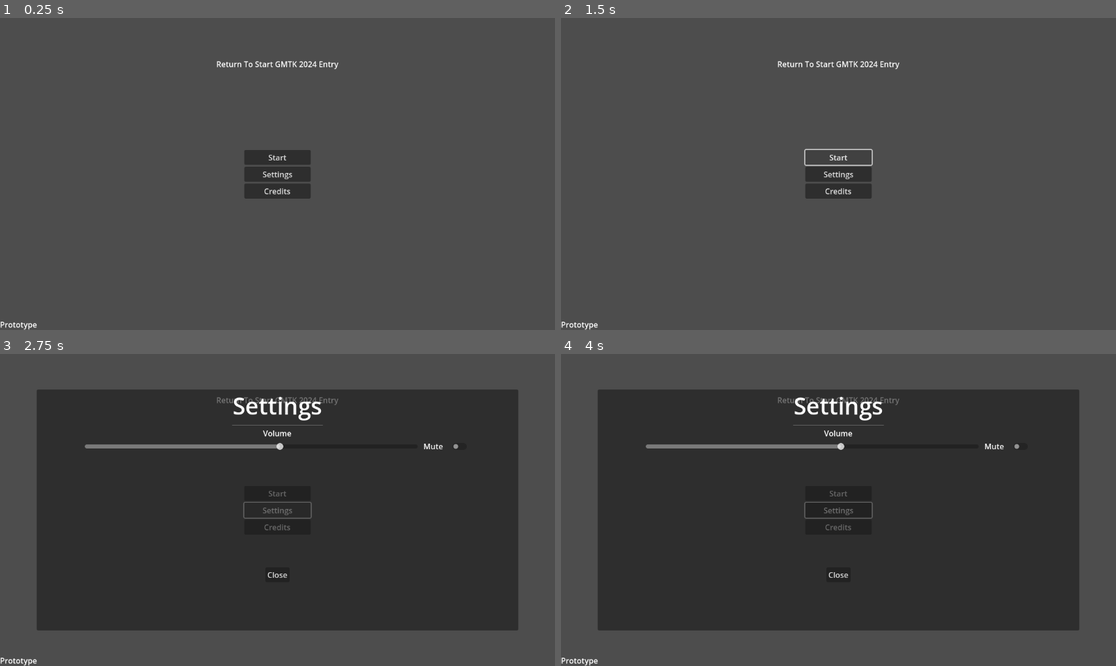
Above: before the commit, frames 1-4 (two rows, left to right).
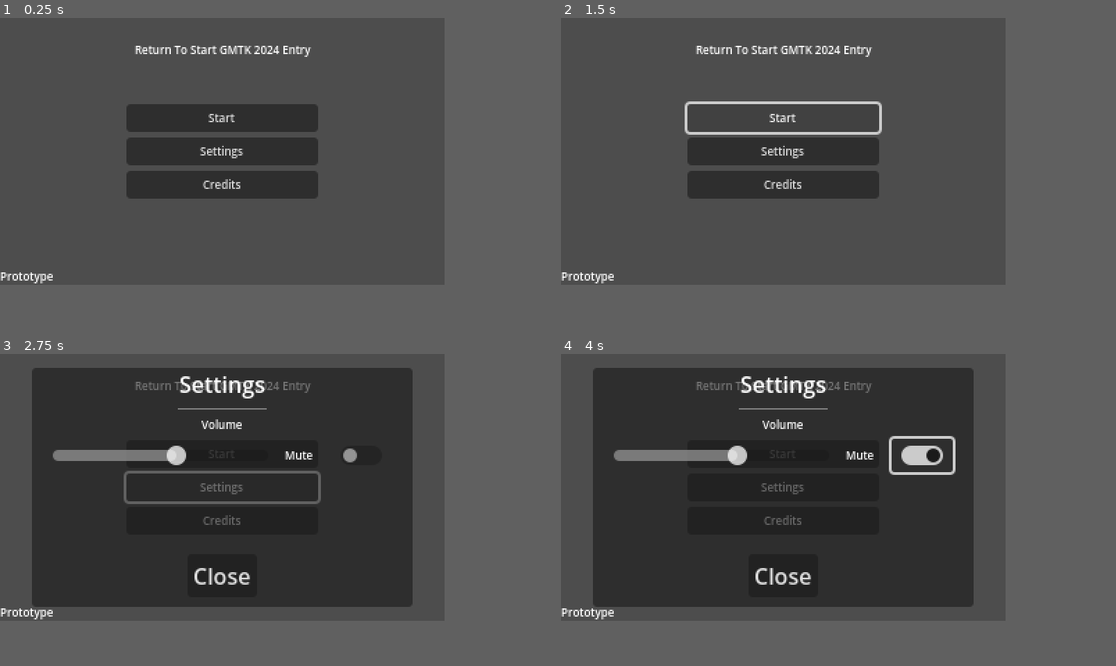
Above: after the commit, the same moments.

Repository: error-27/gmtk2024
Game: Godot game, scene res://scenes/start_screen.tscn
Same seed, same stepped clock (60 frames per second), same inputs: the game is played once before the commit and once after it.
Inputs (mouse positions are in pixels of both pictures, inside the frame that each line leads up to; where the layout moved, square brackets give the same spot in the first picture):
- Up to frame 1 (0.25 s): no input
- Up to frame 2 (1.5 s): click "Start" at 0.5 s; click "Start" at 1.25 s
- Up to frame 3 (2.75 s): click "Settings" at 2 s
- Up to frame 4 (4 s): click "Credits" at 2.75 s; click (1010, 472) [1021, 447] at 3.5 s
In our replay, the window is 799x449 before the commit and 640x384 after it. These sizes can differ from the game's own. Grey fills any space a smaller window leaves; there, only what the larger window draws over its background counts as a difference.

The runs differ from the first frame. In frame 1, 8.7% of the frame differs, in the area x 0-61%, y 8-100%; in frame 2, 6.6%; in frame 3, 29%, in the area x 0-94%, y 4-100%; in frame 4, 29%.

Commit message:
lower resolution to get that authentic low budget feel

Diff:
--- a/project.godot
+++ b/project.godot
@@ -16,6 +16,13 @@
 boot_splash/bg_color=Color(0, 0, 0, 1)
 boot_splash/image="res://gmtk2024-logo.png"
 config/icon="res://icon.svg"
+
+[display]
+
+window/size/viewport_width=320
+window/size/viewport_height=192
+window/stretch/mode="viewport"
+window/stretch/scale_mode="integer"
 
 [input]
 
--- a/scenes/start_screen.tscn
+++ b/scenes/start_screen.tscn
@@ -1,9 +1,14 @@
-[gd_scene load_steps=4 format=3 uid="uid://cjqkuvynpwhks"]
+[gd_scene load_steps=6 format=3 uid="uid://cjqkuvynpwhks"]
 
 [ext_resource type="Script" path="res://scripts/start_screen.gd" id="1_kh8pp"]
 
 [sub_resource type="LabelSettings" id="LabelSettings_t0dkd"]
-font_size = 48
+
+[sub_resource type="LabelSettings" id="LabelSettings_k45e7"]
+font_size = 8
+
+[sub_resource type="LabelSettings" id="LabelSettings_nwngx"]
+font_size = 8
 
 [sub_resource type="AudioStream" id="AudioStream_cn4vv"]
 resource_local_to_scene = true
@@ -22,22 +27,27 @@
 anchors_preset = 5
 anchor_left = 0.5
 anchor_right = 0.5
-offset_left = -127.0
-offset_top = 84.0
-offset_right = 127.0
-offset_bottom = 107.0
-grow_horizontal = 2
+offset_left = -63.0
+offset_top = 17.0
+offset_right = 64.0
+offset_bottom = 29.0
+grow_horizontal = 2
+theme_override_font_sizes/font_size = 8
 text = "Return To Start GMTK 2024 Entry"
+horizontal_alignment = 1
+vertical_alignment = 1
 
 [node name="Version" type="Label" parent="."]
 layout_mode = 1
 anchors_preset = 2
 anchor_top = 1.0
 anchor_bottom = 1.0
-offset_top = -23.0
-offset_right = 77.0
+offset_top = -12.0
+offset_right = 39.0
 grow_vertical = 0
+theme_override_font_sizes/font_size = 8
 text = "Prototype"
+vertical_alignment = 2
 
 [node name="Buttons" type="VBoxContainer" parent="."]
 layout_mode = 1
@@ -55,14 +65,17 @@
 
 [node name="Start" type="Button" parent="Buttons"]
 layout_mode = 2
+theme_override_font_sizes/font_size = 8
 text = "Start"
 
 [node name="Settings" type="Button" parent="Buttons"]
 layout_mode = 2
+theme_override_font_sizes/font_size = 8
 text = "Settings"
 
 [node name="Credits" type="Button" parent="Buttons"]
 layout_mode = 2
+theme_override_font_sizes/font_size = 8
 text = "Credits"
 
 [node name="CreditsPanel" type="Panel" parent="."]
@@ -73,10 +86,10 @@
 anchor_top = 0.5
 anchor_right = 0.5
 anchor_bottom = 0.5
-offset_left = -225.0
-offset_top = -159.0
-offset_right = 225.0
-offset_bottom = 159.0
+offset_left = -116.0
+offset_top = -64.0
+offset_right = 116.0
+offset_bottom = 64.0
 grow_horizontal = 2
 grow_vertical = 2
 
@@ -87,12 +100,13 @@
 anchor_top = 0.5
 anchor_right = 0.5
 anchor_bottom = 0.5
-offset_left = -212.0
-offset_top = -141.0
-offset_right = 212.0
-offset_bottom = 108.0
-grow_horizontal = 2
-grow_vertical = 2
+offset_left = -110.0
+offset_top = -59.0
+offset_right = 110.0
+offset_bottom = 35.0
+grow_horizontal = 2
+grow_vertical = 2
+theme_override_font_sizes/normal_font_size = 8
 bbcode_enabled = true
 
 [node name="CreditsClose" type="Button" parent="CreditsPanel"]
@@ -102,12 +116,13 @@
 anchor_top = 1.0
 anchor_right = 0.5
 anchor_bottom = 1.0
-offset_left = -25.0
-offset_top = -41.0
-offset_right = 25.0
-offset_bottom = -10.0
+offset_left = -18.0
+offset_top = -24.0
+offset_right = 18.0
+offset_bottom = -4.0
 grow_horizontal = 2
 grow_vertical = 0
+theme_override_font_sizes/font_size = 8
 text = "Close"
 
 [node name="SettingsPanel" type="Panel" parent="."]
@@ -116,10 +131,10 @@
 anchors_preset = 15
 anchor_right = 1.0
 anchor_bottom = 1.0
-offset_left = 76.0
-offset_top = 74.0
-offset_right = -76.0
-offset_bottom = -74.0
+offset_left = 23.0
+offset_top = 10.0
+offset_right = -23.0
+offset_bottom = -10.0
 grow_horizontal = 2
 grow_vertical = 2
 
@@ -128,6 +143,8 @@
 anchors_preset = 15
 anchor_right = 1.0
 anchor_bottom = 1.0
+offset_left = -85.0
+offset_right = 85.0
 grow_horizontal = 2
 grow_vertical = 2
 theme_override_constants/margin_left = 100
@@ -162,6 +179,7 @@
 [node name="Label" type="Label" parent="SettingsPanel/MarginContainer2/VBoxContainer/Volume/MarginContainer/VBoxContainer"]
 layout_mode = 2
 text = "Volume"
+label_settings = SubResource("LabelSettings_k45e7")
 horizontal_alignment = 1
 
 [node name="HSplitContainer" type="HSplitContainer" parent="SettingsPanel/MarginContainer2/VBoxContainer/Volume/MarginContainer/VBoxContainer"]
@@ -181,32 +199,24 @@
 [node name="Label" type="Label" parent="SettingsPanel/MarginContainer2/VBoxContainer/Volume/MarginContainer/VBoxContainer/HSplitContainer/HSplitContainer"]
 layout_mode = 2
 text = "Mute"
+label_settings = SubResource("LabelSettings_nwngx")
 
 [node name="Mute" type="CheckButton" parent="SettingsPanel/MarginContainer2/VBoxContainer/Volume/MarginContainer/VBoxContainer/HSplitContainer/HSplitContainer"]
 layout_mode = 2
 
-[node name="MarginContainer" type="MarginContainer" parent="SettingsPanel"]
-layout_mode = 1
-anchors_preset = 15
-anchor_right = 1.0
-anchor_bottom = 1.0
-grow_horizontal = 2
-grow_vertical = 2
-theme_override_constants/margin_left = 75
-theme_override_constants/margin_right = 75
-
-[node name="exit" type="VBoxContainer" parent="SettingsPanel/MarginContainer"]
-layout_mode = 2
-alignment = 2
-
-[node name="MarginContainer" type="MarginContainer" parent="SettingsPanel/MarginContainer/exit"]
-layout_mode = 2
-theme_override_constants/margin_left = 400
-theme_override_constants/margin_right = 400
-theme_override_constants/margin_bottom = 100
-
-[node name="settingsclose" type="Button" parent="SettingsPanel/MarginContainer/exit/MarginContainer"]
-layout_mode = 2
+[node name="settingsclose" type="Button" parent="SettingsPanel"]
+layout_mode = 1
+anchors_preset = 7
+anchor_left = 0.5
+anchor_top = 1.0
+anchor_right = 0.5
+anchor_bottom = 1.0
+offset_left = -25.0
+offset_top = -38.0
+offset_right = 25.0
+offset_bottom = -7.0
+grow_horizontal = 2
+grow_vertical = 0
 text = "Close"
 
 [node name="BackgroundMusic" type="AudioStreamPlayer" parent="."]
@@ -219,4 +229,4 @@
 [connection signal="pressed" from="CreditsPanel/CreditsClose" to="." method="_on_credits_close_pressed"]
 [connection signal="value_changed" from="SettingsPanel/MarginContainer2/VBoxContainer/Volume/MarginContainer/VBoxContainer/HSplitContainer/Volume" to="SettingsPanel" method="_on_volume_value_changed"]
 [connection signal="toggled" from="SettingsPanel/MarginContainer2/VBoxContainer/Volume/MarginContainer/VBoxContainer/HSplitContainer/HSplitContainer/Mute" to="SettingsPanel" method="_on_mute_toggled"]
-[connection signal="pressed" from="SettingsPanel/MarginContainer/exit/MarginContainer/settingsclose" to="." method="_on_settingsclose_pressed"]
+[connection signal="pressed" from="SettingsPanel/settingsclose" to="." method="_on_settingsclose_pressed"]
--- a/scripts/start_screen.gd
+++ b/scripts/start_screen.gd
@@ -22,6 +22,8 @@
 		copyright_text += "-----" + license + "-----\n" + licenses[license] + "\n\n"
 
 	$CreditsPanel/CreditsLabel.text = copyright_text
+
+	get_window().size = get_window().size * 3
 
 	#play Background Music (AudioStream)
 	#current song: none
